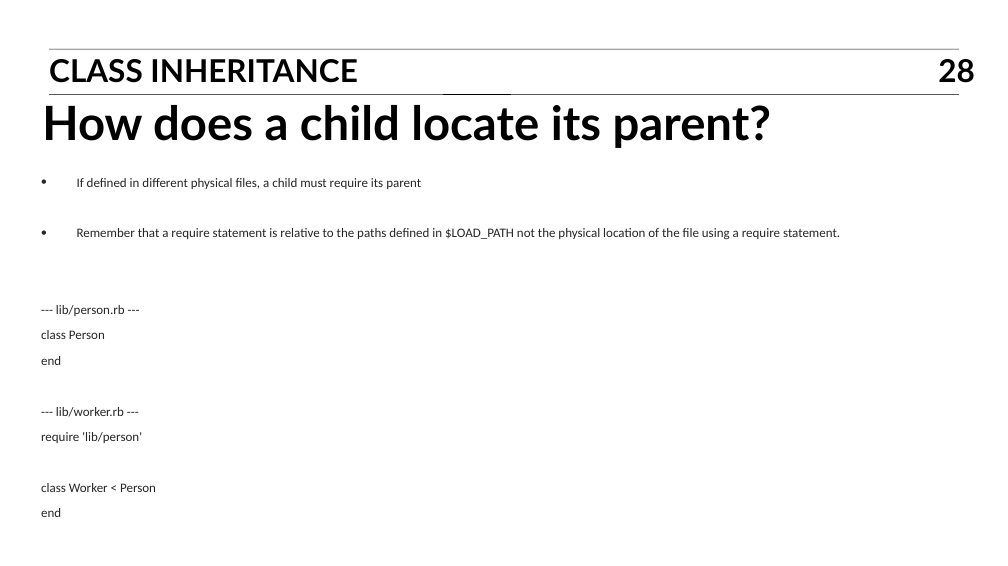
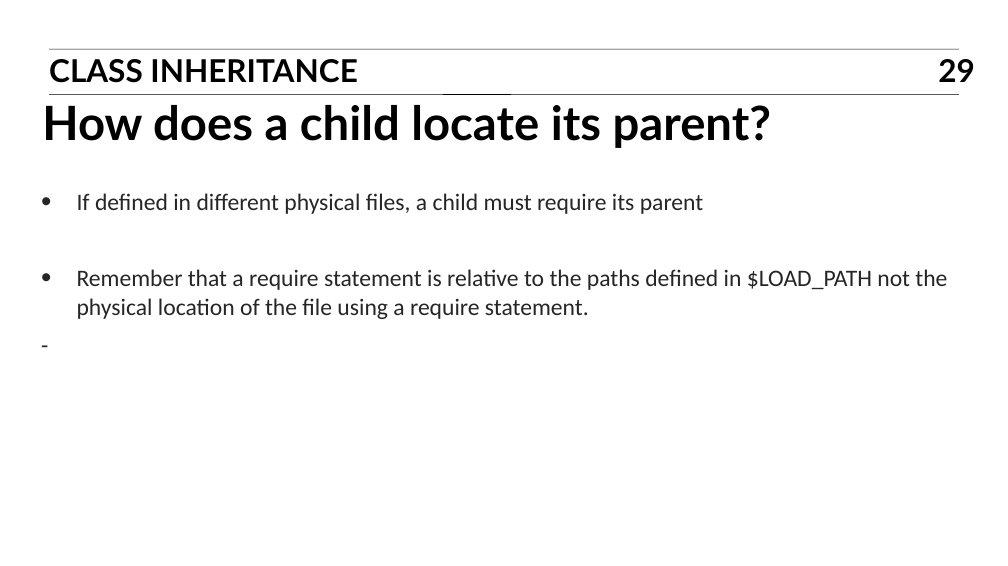
Before and after one commit to TravisGriffiths/ITR-BOS-01, a slide deck: slide 29 of Slides/05_ITR_slides.ppt (slide 28 before the commit). Drawn at 1008x566 pixels with LibreOffice and Linux fonts; fonts in the diff are those of the drawing. Boxes give left, top, right and bottom in pixels: in the first picture for what was removed or moved away, otherwise in the second. Text is boxed around its words. In the diff, an @@ line names an element or a change of style, - is before the commit and + after.

```diff
--- a/Slides/05_ITR_slides.ppt
+++ b/Slides/05_ITR_slides.ppt
@@ page number at (938, 59, 975, 82): text changed @@
-28
+29
@@ text at (77, 193, 947, 319): size 13.2 to 24 pt @@
@@ text at (41, 305, 156, 517): text changed; size 13.2 to 24 pt @@
---- lib/person.rb ---
-class Person
-end
---- lib/worker.rb ---
-require 'lib/person'
-class Worker < Person
-end
+-
```
Also in this commit, not shown: 3 other slides changed, 1 slide added, 3 other files.
